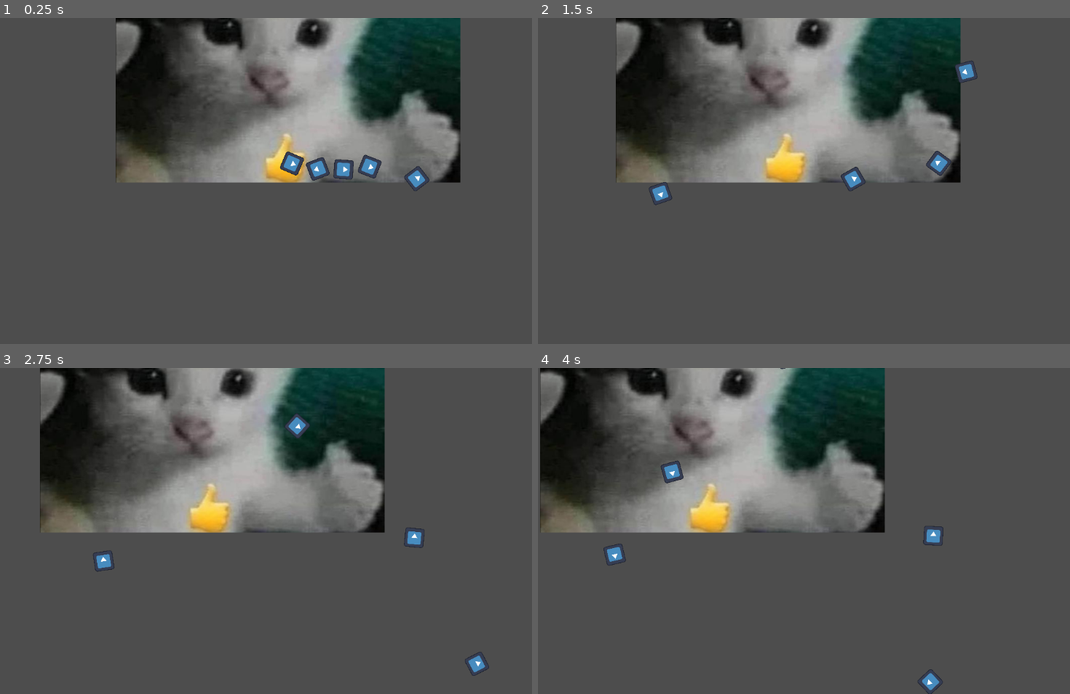
Above: before the commit, frames 1-4 (two rows, left to right).
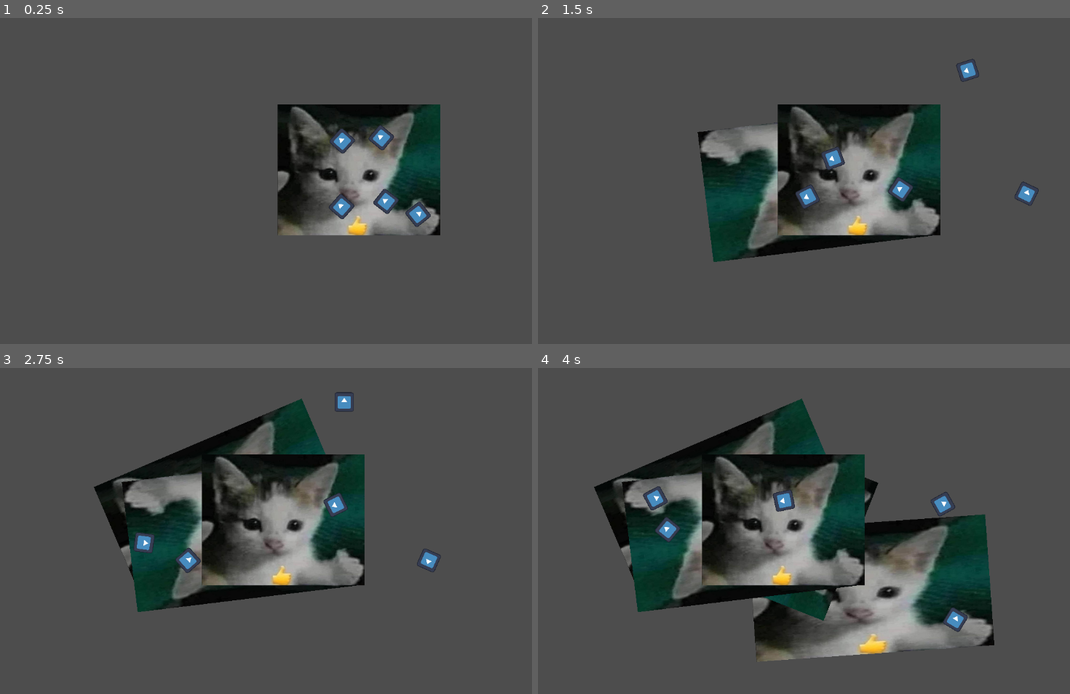
Above: after the commit, the same moments.

Repository: ElevatorBros/RoadRoad
Game: Godot game, scene res://Map.tscn
Same seed, same stepped clock (60 frames per second), same inputs: the game is played once before the commit and once after it. The engine's default icon, where the game draws it, is replaced by a stand-in: a white triangle on a blue panel in a dark square.
Inputs (mouse positions are in pixels of both pictures, inside the frame that each line leads up to):
- Up to frame 1 (0.25 s): no input
- Up to frame 2 (1.5 s): move the mouse to (958, 164) at 0.52 s; click (958, 164) at 0.67 s; move the mouse to (713, 197) at 1.27 s; click (713, 197) at 1.42 s
- Up to frame 3 (2.75 s): move the mouse to (351, 459) at 2.02 s; click (351, 459) at 2.17 s
- Up to frame 4 (4 s): move the mouse to (798, 596) at 2.77 s; click (798, 596) at 2.92 s; move the mouse to (1000, 579) at 3.52 s; click (1000, 579) at 3.67 s

The runs differ from the first frame. In frame 1, 31% of the frame differs, in the area x 21-87%, y 0-67%; in frame 2, 34%; in frame 3, 35%; in frame 4, 47%, in the area x 0-86%, y 0-100%.

Commit message:
Revert "top and bottom bars connect"
This reverts commit bca250e63d680f865a46655e062be10470d8d73a.

Diff:
--- a/Map.gd
+++ b/Map.gd
@@ -3,28 +3,25 @@
 @export var straight_road_scene: PackedScene
 #@onready var straight_road = straight_road_scene.instantiate()
 #@onready var roads = find_child("Roads")
-signal send_points_to_road(a: Vector2, b: Vector2, old_rot: float)
+signal send_points_to_road(a: Vector2, b: Vector2)
 
 var old_mouse_pos = Vector2(300,300)
-var old_road_rot = 0
 
-func add_road(a, b, rot) -> float:
+func add_road(a, b):
 	var straight_road = straight_road_scene.instantiate()
 	print(straight_road)
 	add_child(straight_road)
 	move_child(straight_road, 0)
 	send_points_to_road.connect(straight_road.on_send_points_to_road)
-	send_points_to_road.emit(a, b, rot)
+	send_points_to_road.emit(a, b)
 	send_points_to_road.disconnect(straight_road.on_send_points_to_road)
-
-	return rot
 
 # Called when the node enters the scene tree for the first time.
 func _ready():
 	#straight_road.global_position = Vector2(600,600)
 	#roads.add_child(straight_road)
 	#roads.move_child(straight_road, -1)
-	add_road(Vector2(0, old_mouse_pos.y), old_mouse_pos, 0)
+	add_road(Vector2(0, old_mouse_pos.y), old_mouse_pos)
 
 # Called every frame. 'delta' is the elapsed time since the previous frame.
 func _process(delta):
@@ -35,10 +32,8 @@
 #		if event.button_index == MOUSE_BUTTON_LEFT and event.pressed:
 #			add_road(old_mouse_pos, get_global_mouse_position())
 #			old_mouse_pos = get_global_mouse_position()
-	var current_mouse_pos = get_global_mouse_position()
-	if current_mouse_pos.distance_to(old_mouse_pos) > 50:
-		add_road(old_mouse_pos, current_mouse_pos, old_road_rot)
-		old_road_rot = atan2(old_mouse_pos.y - current_mouse_pos.y, old_mouse_pos.x - current_mouse_pos.x)
+	if get_global_mouse_position().distance_to(old_mouse_pos) > 50:
+		add_road(old_mouse_pos, get_global_mouse_position())
 		old_mouse_pos = get_global_mouse_position()
 
 
--- a/scenes/roads/StraightRoad.gd
+++ b/scenes/roads/StraightRoad.gd
@@ -1,10 +1,7 @@
 extends Node2D
 
-var start_pos_top = Vector2(0,0)
-var end_pos_top = Vector2(0,0)
-
-var start_pos_bottom = Vector2(0,0)
-var end_pos_bottom = Vector2(0,0)
+var start_pos = Vector2(0,0)
+var end_pos = Vector2(0,0)
 
 var road_x_size = 680
 
@@ -12,27 +9,39 @@
 
 var indent = 20
 
-func on_send_points_to_road(a: Vector2, b: Vector2, old_rot: float):
-	start_pos_top = a + Vector2(0, -50)
-	end_pos_top = b + Vector2(0, -50)
+func on_send_points_to_road(a: Vector2, b: Vector2):
+	start_pos = a - Vector2(indent, 0)
+	end_pos = b
 
-	$StaticBody2D/Top.position = start_pos_top + ((end_pos_top - start_pos_top) / 2)
-	$StaticBody2D/Top.rotation = atan2(end_pos_top.y - start_pos_top.y, end_pos_top.x - start_pos_top.x)
-	$StaticBody2D/Top.scale = Vector2(start_pos_top.distance_to(end_pos_top)/road_x_size, road_y_scale)
+	self.position = start_pos + ((end_pos - start_pos) / 2)
 
-	start_pos_bottom = a + Vector2(0, 50)
-	end_pos_bottom = b + Vector2(0, 50)
+	self.rotation = atan2(end_pos.y - start_pos.y, end_pos.x - start_pos.x)
 
-	$StaticBody2D/Bottom.position = start_pos_bottom + ((end_pos_bottom - start_pos_bottom) / 2)
-	$StaticBody2D/Bottom.rotation = atan2(end_pos_bottom.y - start_pos_bottom.y, end_pos_bottom.x - start_pos_bottom.x)
-	$StaticBody2D/Bottom.scale = Vector2(start_pos_bottom.distance_to(end_pos_bottom)/road_x_size, road_y_scale)
+	#var distance = sqrt(pow(end_pos.y - start_pos.y,2) + pow(end_pos.x - start_pos.x,2))
+	var distance = start_pos.distance_to(end_pos)
+	self.scale = Vector2(distance/road_x_size, road_y_scale)
 
-#	self.position = start_pos + ((end_pos - start_pos) / 2)
-#	self.rotation = atan2(end_pos.y - start_pos.y, end_pos.x - start_pos.x)
 #
-#	#var distance = sqrt(pow(end_pos.y - start_pos.y,2) + pow(end_pos.x - start_pos.x,2))
-#	var distance = start_pos.distance_to(end_pos)
-#	self.scale = Vector2(distance/road_x_size, road_y_scale)
+#func add_road():
+#	var mouse = get_global_mouse_position()
+#
+#	var scale = last_mouse_position.distance_to(mouse) / 125
+#
+#	var new_straight_road = straight_road_scene.instantiate()
+#
+#	new_straight_road.scale = Vector2(scale, 1)
+#	print("Mouse: ", mouse)
+#	print("Last: ", last_mouse_position)
+#	print("Distance:" , last_mouse_position.distance_to(mouse))
+#	print("Scale: ", new_straight_road.scale)
+#
+#	new_straight_road.global_position = mouse
+#	new_straight_road.rotation = atan2(last_mouse_position.y - mouse.y, last_mouse_position.x - mouse.x)
+#
+#	roads.add_child(new_straight_road)
+#	roads.move_child(new_straight_road, -1)
+#
+#	last_mouse_position = mouse
 
 
 # Called when the node enters the scene tree for the first time.
--- a/scenes/roads/StraightRoad.tscn
+++ b/scenes/roads/StraightRoad.tscn
@@ -15,10 +15,10 @@
 
 [node name="StaticBody2D" type="StaticBody2D" parent="."]
 
-[node name="Bottom" type="CollisionShape2D" parent="StaticBody2D"]
+[node name="CollisionShape2D" type="CollisionShape2D" parent="StaticBody2D"]
 position = Vector2(1.53847, 312)
 shape = SubResource("RectangleShape2D_w4oqp")
 
-[node name="Top" type="CollisionShape2D" parent="StaticBody2D"]
+[node name="CollisionShape2D2" type="CollisionShape2D" parent="StaticBody2D"]
 position = Vector2(1.92308, -313.25)
 shape = SubResource("RectangleShape2D_w4oqp")
